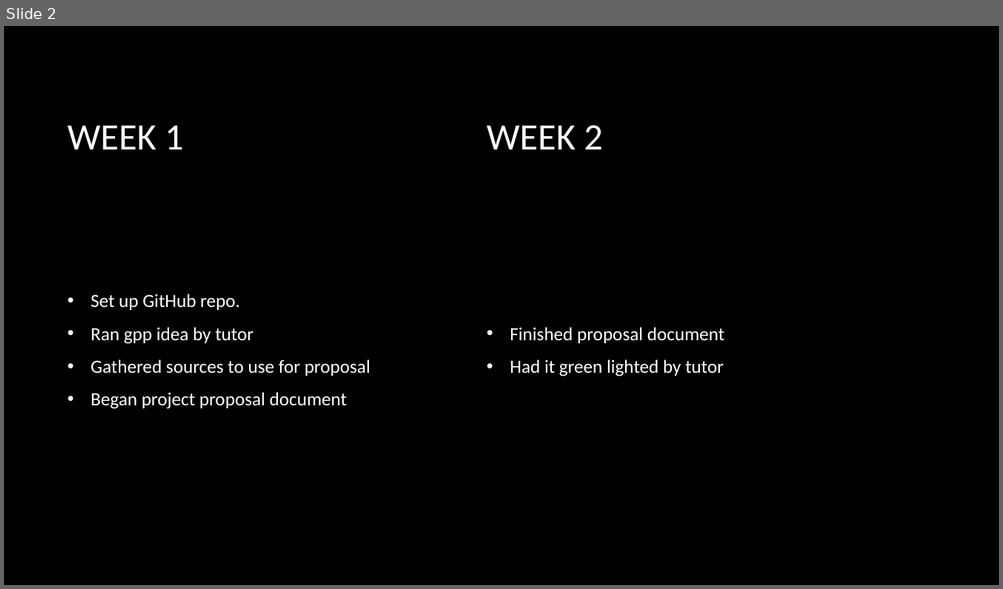
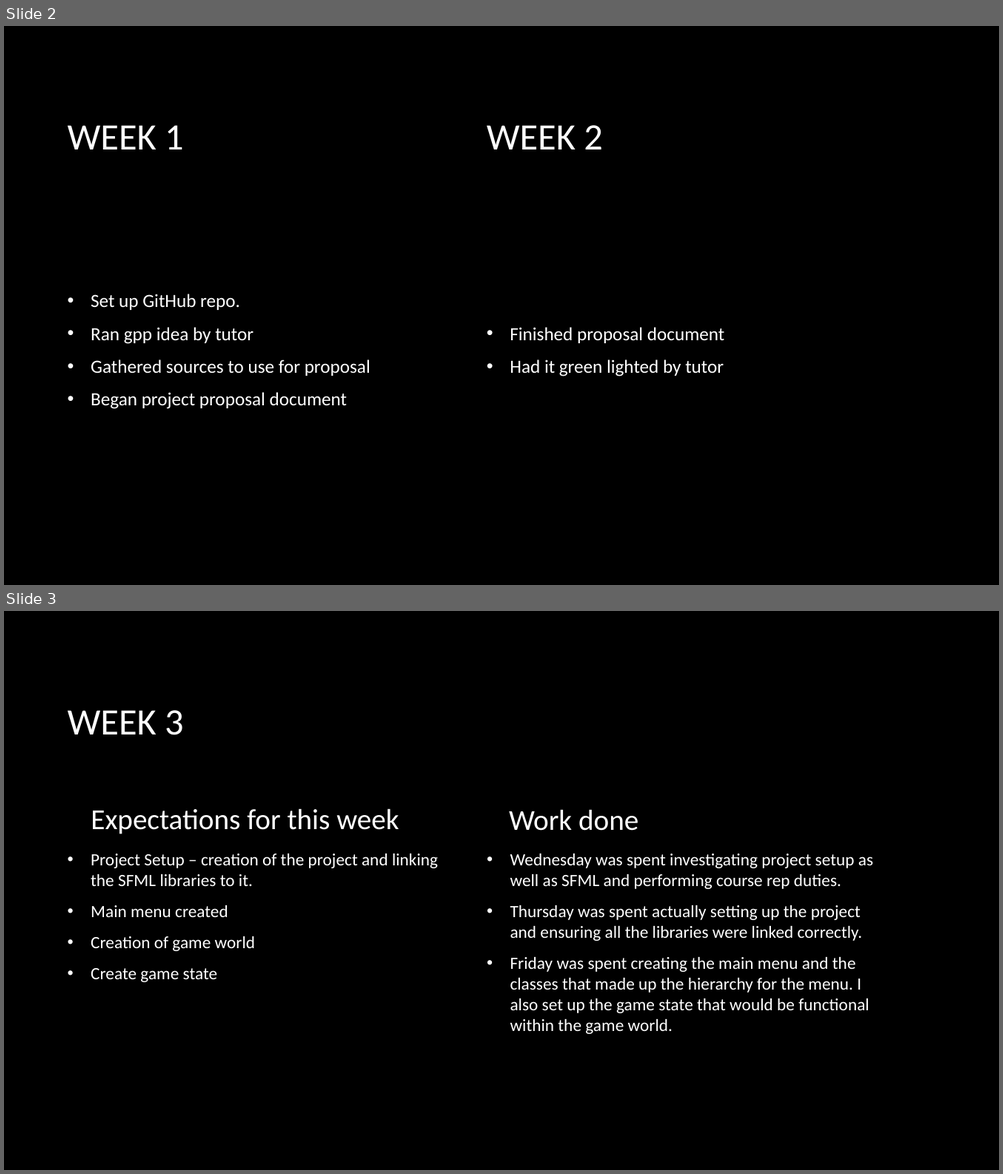
Before and after one commit to LewisGraydon/FinalYearProject2020, a slide deck: DevelopmentDiaryGPP.pptx. Shown one above the other, each under a label of ours: slide 2 before the commit, slides 2 and 3 after it. The pictures are 1003x589 and 1003x1174 pixels, drawn with LibreOffice and Linux fonts; fonts in the diff are those of the drawing; background and template pictures are left out. Boxes give left, top, right and bottom in pixels: in the first picture for what was removed or moved away, otherwise in the second. Text is boxed around its words. In the diff, an @@ line names an element or a change of style, - is before the commit and + after.

Commit message:
Added base snake class as well as two children classes, for the player and the AI snakes. Made some amendments to the game world and the project diary.

```diff
--- a/DevelopmentDiaryGPP.pptx
+++ b/DevelopmentDiaryGPP.pptx
@@ slide 3 added at (4, 611, 999, 1170), background picture (left out) @@
@@ title added at (68, 710, 184, 735), 36 pt, text #FFFFFF @@
+WEEK 3
@@ text added at (91, 809, 398, 834), 28 pt, text #FFFFFF @@
+Expectations for this week
@@ text added at (509, 809, 638, 831), 28 pt, text #FFFFFF @@
+Work done
@@ text added at (91, 854, 438, 982), 16.6 pt, text #FFFFFF @@
+• Project Setup – creation of the project and linking the SFML libraries to it.
+• Main menu created
+• Creation of game world
+• Create game state
@@ text added at (510, 854, 873, 1034), 16.6 pt, text #FFFFFF @@
+• Wednesday was spent investigating project setup as well as SFML and performing course rep duties.
+• Thursday was spent actually setting up the project and ensuring all the libraries were linked correctly.
+• Friday was spent creating the main menu and the classes that made up the hierarchy for the menu. I also set up the game state that would be functional within the game world.
```
Also in this commit, not shown: 1 other slide added, 1 slide removed, 12 other files.
